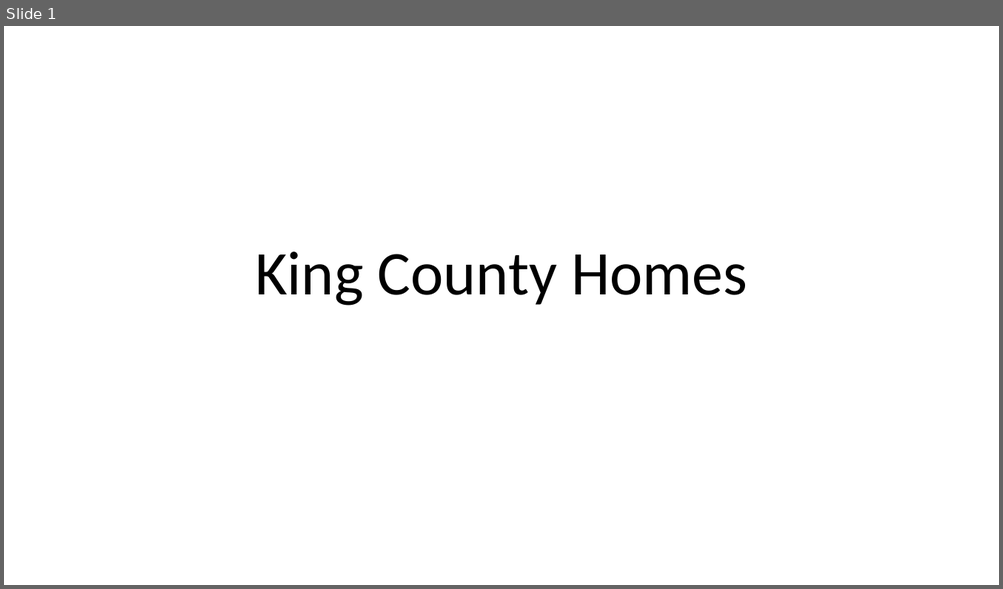
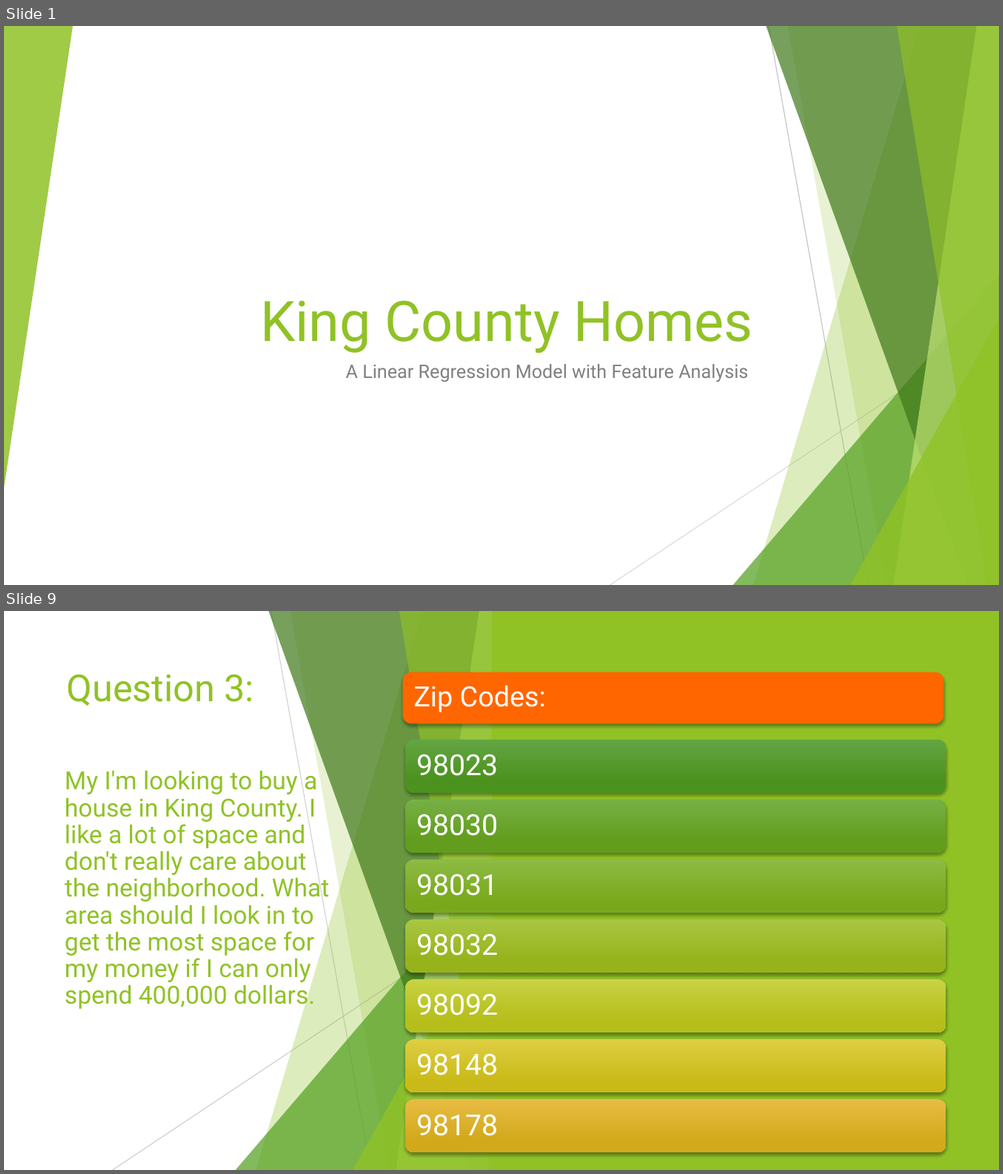
Before and after one commit to minthammock/dsc-mod-2-project-v2-1-onl01-dtsc-pt-041320, a slide deck: Non-Technical.pptx. Shown one above the other, each under a label of ours: slide 1 before the commit, slides 1 and 9 after it; the slides between them are not shown. The pictures are 1003x589 and 1003x1174 pixels, drawn with LibreOffice and Linux fonts; fonts in the diff are those of the drawing. Boxes give left, top, right and bottom in pixels: in the first picture for what was removed or moved away, otherwise in the second. Text is boxed around its words. In the diff, an @@ line names an element or a change of style, - is before the commit and + after.

```diff
--- a/Non-Technical.pptx
+++ b/Non-Technical.pptx
@@ slide 9 added at (4,611,999,1170), background #FFFFFF; not listed: 9 template elements that a slide beside it also shows @@
@@ rectangle added at (4,611,999,1170), fill #FFFFFF @@
@@ rectangle added at (492,611,999,1170), fill #90C226 @@
@@ text added at (67,674,255,706), 36 pt, text #90C226 @@
+Question 3:
@@ rounded rectangle added at (402,672,943,723), fill #FF6600 @@
@@ rectangle added at (405,675,941,721), fill #FF6600, 27 pt, text #FFFFFF @@
+Zip Codes:
@@ title added at (65,770,330,1011), 24 pt, text #90C226 @@
+My I'm looking to buy a house in King County. I like a lot of space and don't really care about the neighborhood. What area should I look in to get the most space for my money if I can only spend 400,000 dollars.
@@ group added at (112,611,502,1170): 5 freeform shapes, 2 lines, 2 triangles @@
@@ triangle added at (4,939,40,1170), fill #90C226 at 85% opacity @@
@@ group added at (405,739,946,1153): 7 rounded rectangles, 7 texts @@
+98023
+98030
+98031
+98032
+98092
+98148
+98178
@@ slide 1 changed as well @@
@@ group added at (4,26,999,585): 5 freeform shapes, 3 triangles, 2 lines @@
@@ title "King County Homes": place and size @@
-title "King County Homes" at (255,252,747,306)
+title "King County Homes" at (260,301,753,353)
@@ title "King County Homes" at (260,301,753,353): size 60 to 54 pt, font Calibri to Roboto, text colour #000000 to #90C226; alignment centre to right; line spacing 0.9 to 1 @@
@@ subtitle added at (346,364,748,383), 18 pt, text #808080 @@
+A Linear Regression Model with Feature Analysis
```
Also in this commit, not shown: 1 other slide changed, 12 other slides added, 2 slides removed, 2 other files.
